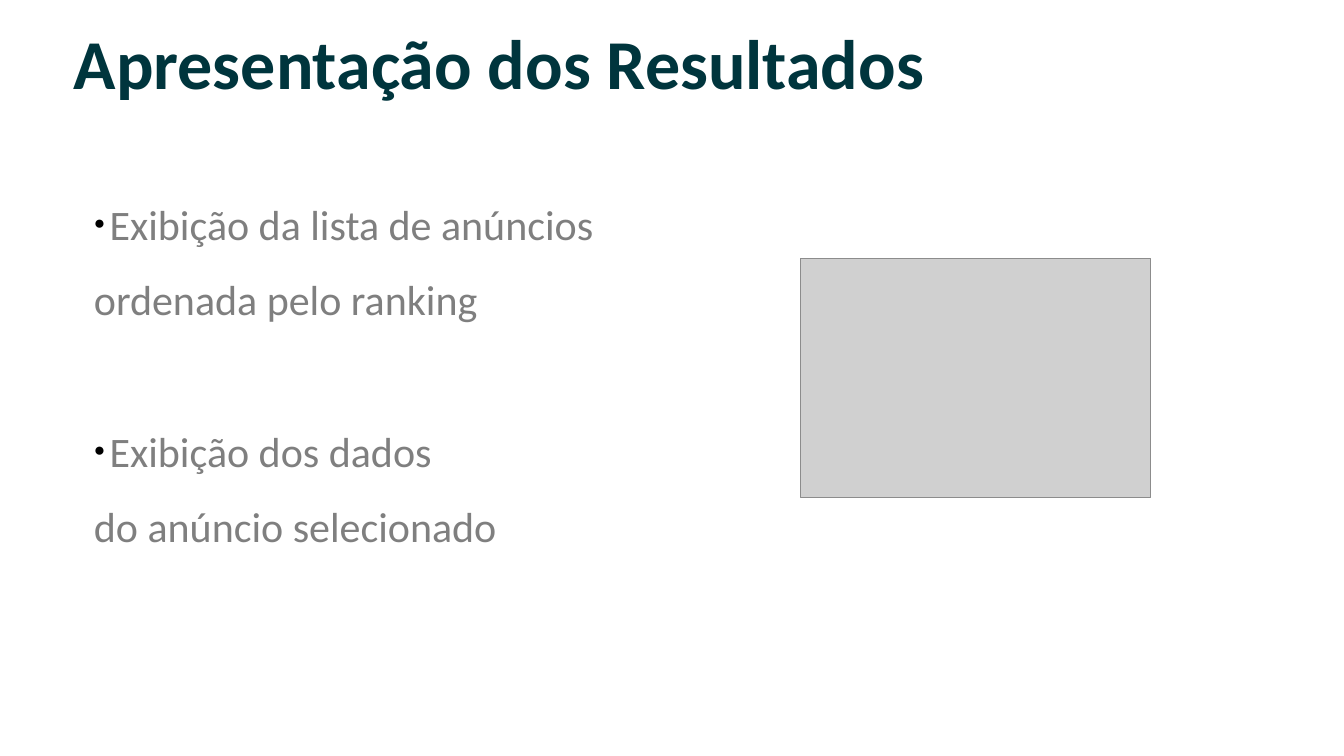
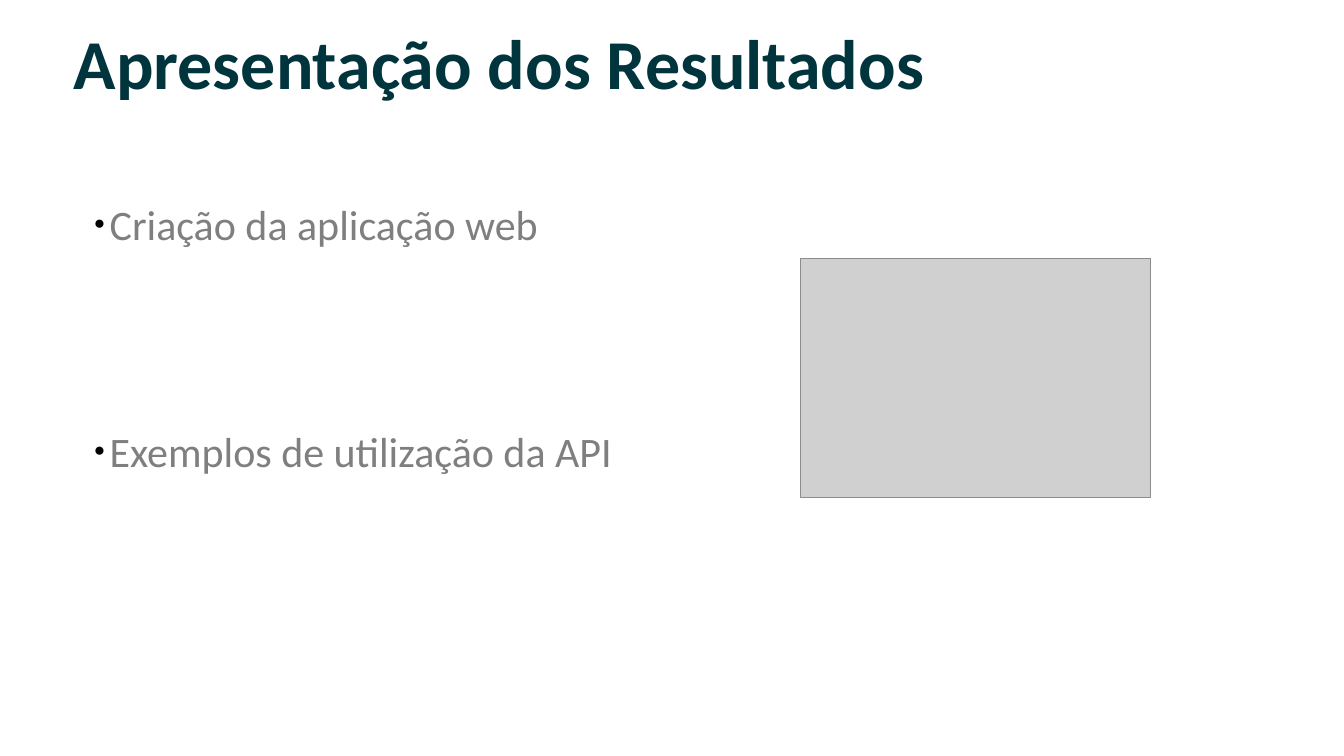
Before and after one commit to frlsouza/pmv_tcc_airbnb, a slide deck: slide 10 of Slides - Fabio Rafael - Ciência de Dados e Big Data.odp. Drawn at 1344x756 pixels with LibreOffice and Linux fonts; fonts in the diff are those of the drawing; grey boxes stand for pictures; background and template pictures are left out. Boxes give left, top, right and bottom in pixels: in the first picture for what was removed or moved away, otherwise in the second. Text is boxed around its words. In the diff, an @@ line names an element or a change of style, - is before the commit and + after.

Commit message:
Criação da API de exibição dos resultados.

```diff
--- a/Slides - Fabio Rafael - Ciência de Dados e Big Data.odp
+++ b/Slides - Fabio Rafael - Ciência de Dados e Big Data.odp
@@ subtitle at (110,211,611,474): text changed @@
-● Exibição da lista de anúncios
-ordenada pelo ranking
-● Exibição dos dados
-do anúncio selecionado
+● Criação da aplicação web
+● Exemplos de utilização da API
```
Also in this commit, not shown: 6 other files.
